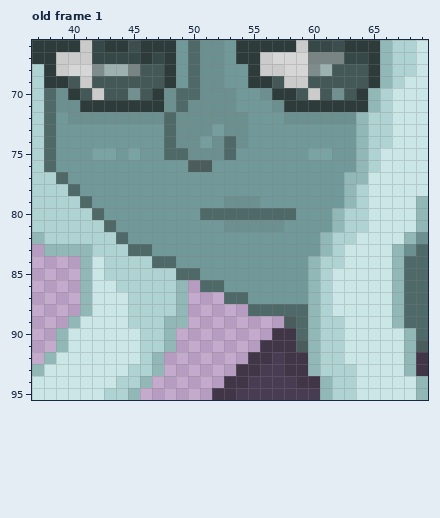
Two states of a pixel-art file, Aseprite/Characters/landlord.aseprite. The first picture shows the starting point.
125x200 pixels, 4 frames. Colours within 5 levels of each other are drawn and written as one. Shown: old frame 1: x 37..69, y 66..95. The commit also changed other frames or places, which this record leaves out.
Now the later version:
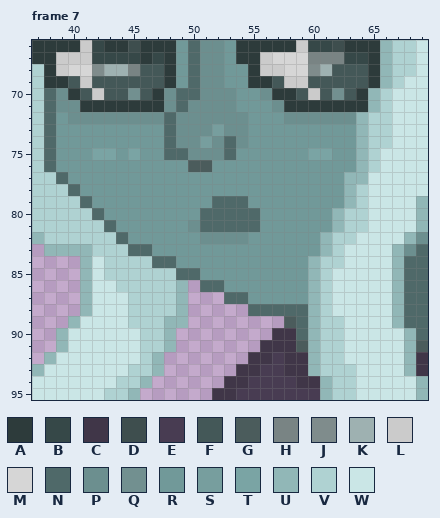
Palette (. is transparent): A #2d3b3b  B #364848  C #403648  D #3e4e4e  E #483c52  F #445858  G #4b5c5c  H #798484  J #7f8c8c  K #9eb1b1  L #cbcbcb  M #d6d6d6  N #4f6969  P #6c8f8f  Q #729090  R #719999  S #779e9e  T #7aa4a4  U #91b7b7  V #afd2d2  W #cae6e6
A new or re-ordered frame is compared with the old frame closest to it.
Diff:
frames 4 -> 7
layer "Layer 2" added
Frame 7 is new; against old frame 1, layer "Layer 2":
y 79: x 52..55 RPPP -> NNNR
y 80: x 56..58 NNN -> RRR
y 81: x 50..57 RRRPPPPP -> PNNNNNRR
y 82: x 51..54 RRRR -> PPPP
Pixel boxes of the changes (left, top, right, bottom) in both pictures:
changed: (188, 196, 296, 244)
